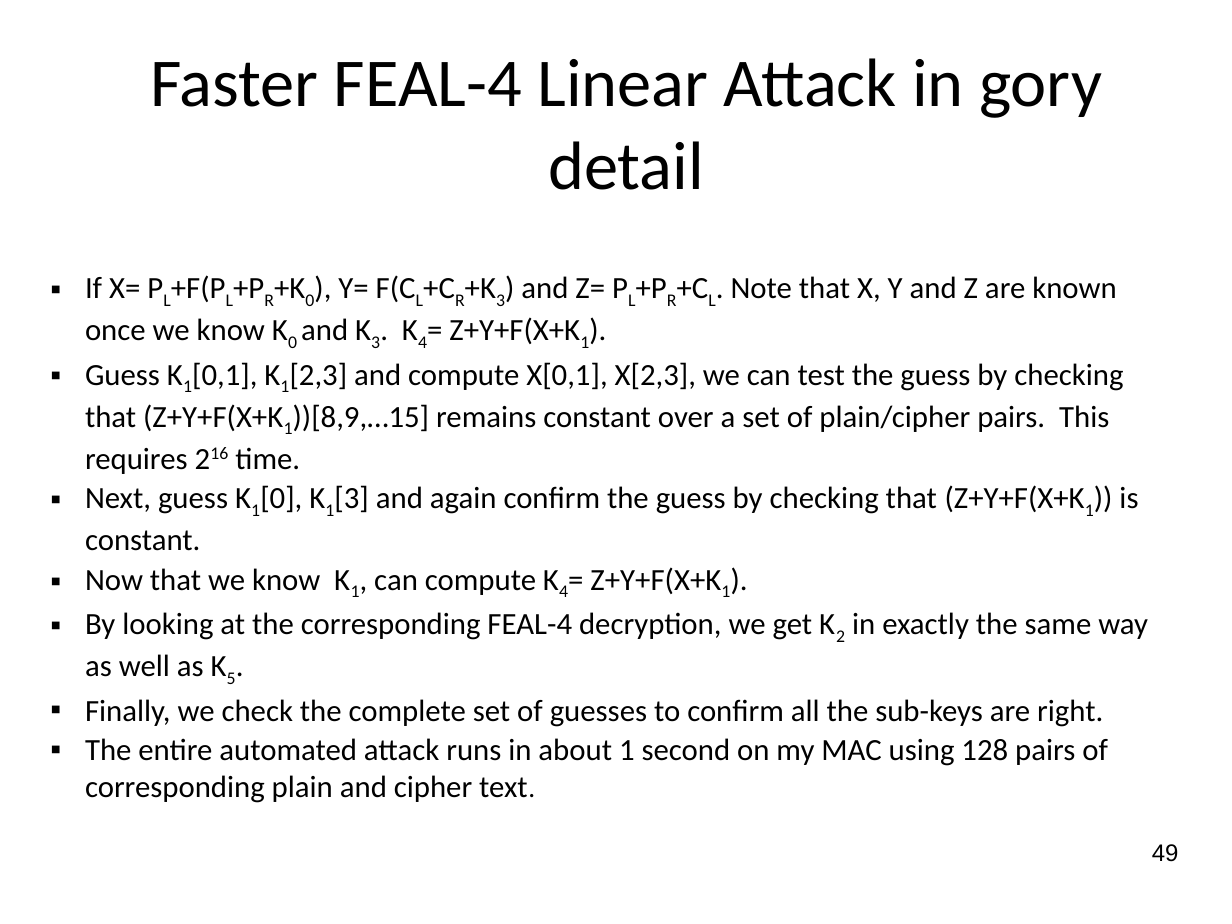
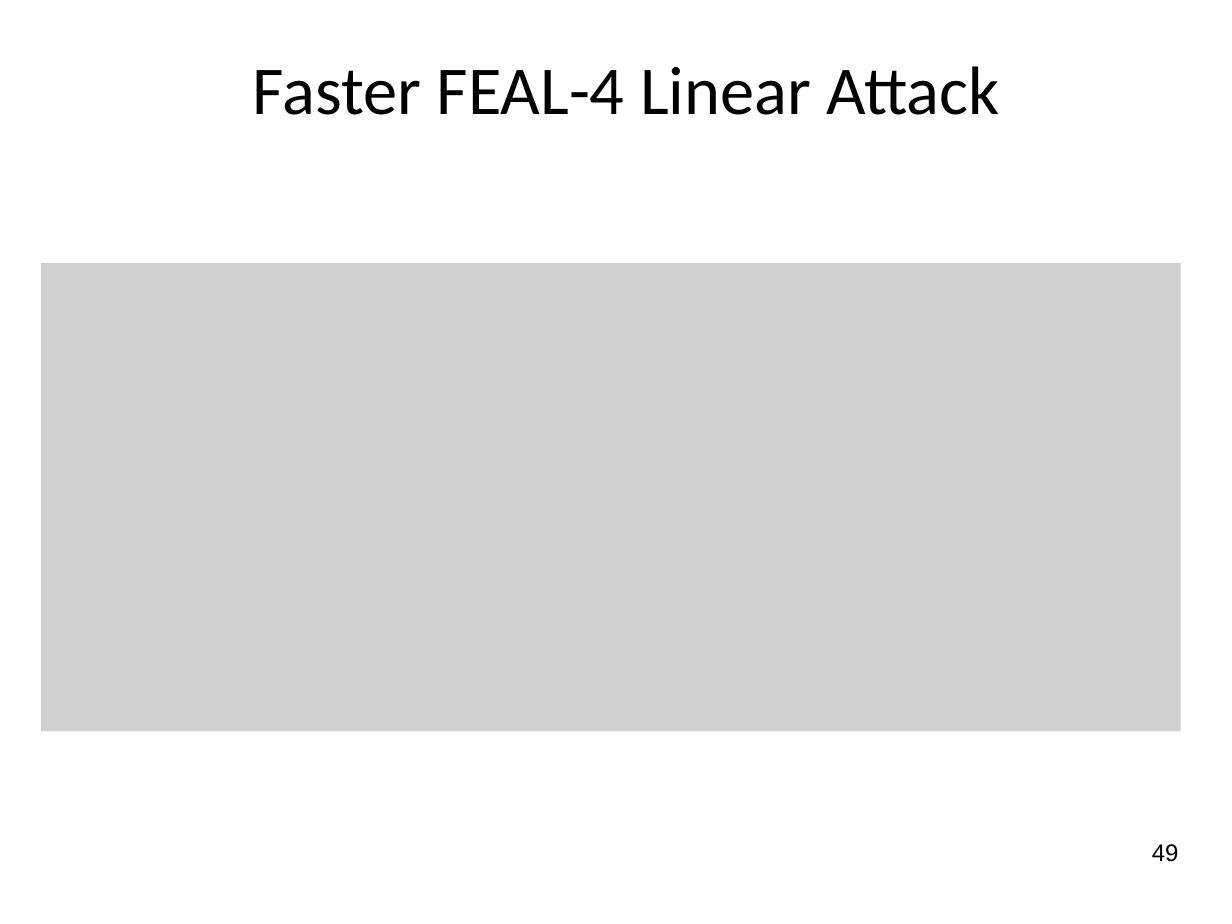
Before and after one commit to jlmucb/class_notes, a slide deck: slide 49 of BerkeleyClass/CS290Spring2013/Lectures/Cryptoclass4.pptx. Drawn at 1232x924 pixels with LibreOffice and Linux fonts; fonts in the diff are those of the drawing; grey boxes stand for pictures. Boxes give left, top, right and bottom in pixels: in the first picture for what was removed or moved away, otherwise in the second. Text is boxed around its words. In the diff, an @@ line names an element or a change of style, - is before the commit and + after.

Commit message:
fast linear explaination

```diff
--- a/BerkeleyClass/CS290Spring2013/Lectures/Cryptoclass4.pptx
+++ b/BerkeleyClass/CS290Spring2013/Lectures/Cryptoclass4.pptx
@@ title at [253, 66, 999, 115]: text changed @@
-Faster FEAL-4 Linear Attack in gory detail
+Faster FEAL-4 Linear Attack
@@ picture added at [41, 264, 1180, 732] @@
@@ text removed at [85, 275, 1148, 803] @@
-  ▪ If X= PL+F(PL+PR+K0), Y= F(CL+CR+K3) and Z= PL+PR+CL. Note that X, Y and Z are known once we know K0 and K3. K4= Z+Y+F(X+K1).
-  ▪ Guess K1[0,1], K1[2,3] and compute X[0,1], X[2,3], we can test the guess by checking that (Z+Y+F(X+K1))[8,9,…15] remains constant over a set of plain/cipher pairs. This requires 216 time.
-  ▪ Next, guess K1[0], K1[3] and again confirm the guess by checking that (Z+Y+F(X+K1)) is constant.
-  ▪ Now that we know K1, can compute K4= Z+Y+F(X+K1).
-  ▪ By looking at the corresponding FEAL-4 decryption, we get K2 in exactly the same way as well as K5.
-  ▪ Finally, we check the complete set of guesses to confirm all the sub-keys are right.
-  ▪ The entire automated attack runs in about 1 second on my MAC using 128 pairs of corresponding plain and cipher text.
```
Also in this commit, not shown: 13 other slides changed, 1 slide added.
